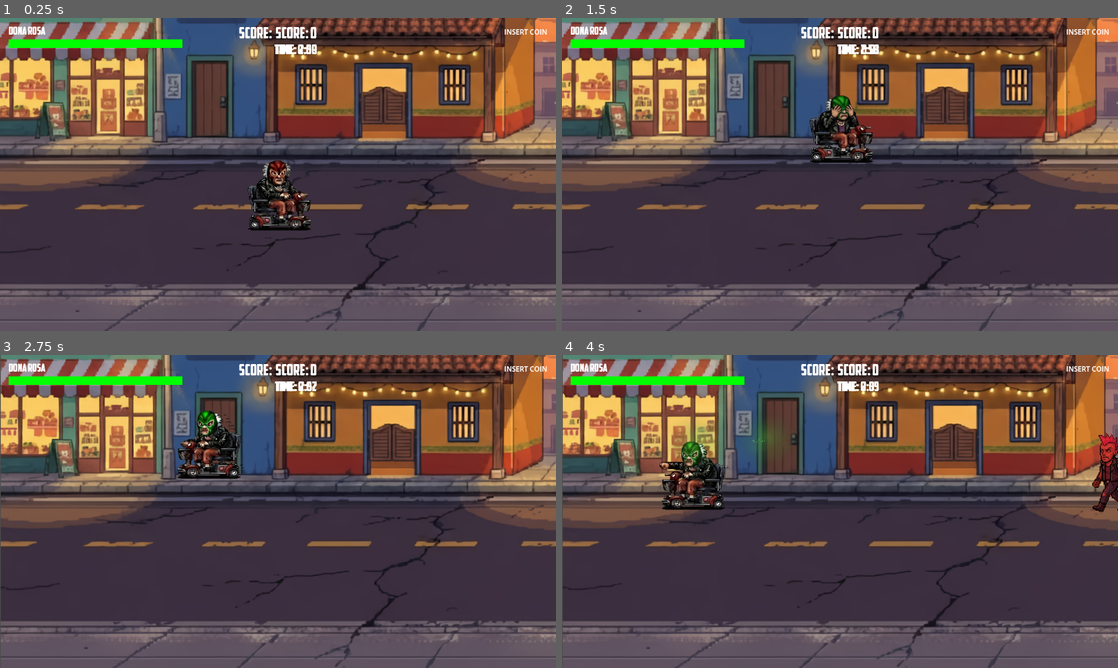
Above: before the commit, frames 1-4 (two rows, left to right).
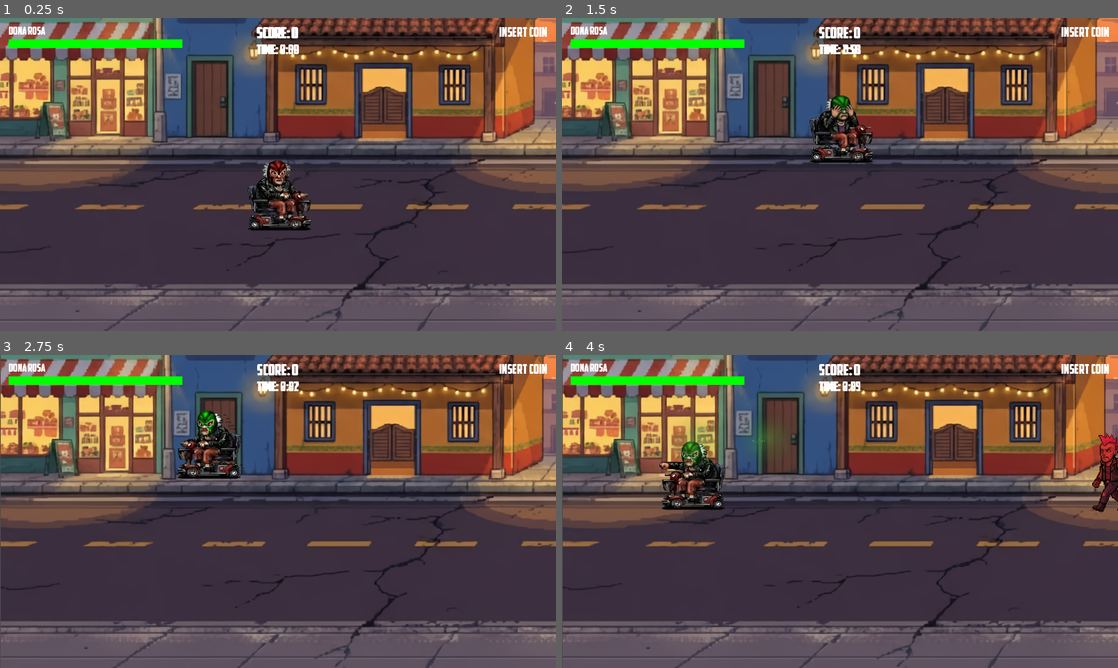
Above: after the commit, the same moments.

Repository: BIMInternational/GGJ2026
Game: Godot game, scene res://src/scenes/main/main.tscn
Two runs of this game, one before a commit and one after it. Both use one fixed random seed, a clock stepped at 60 frames per second and the inputs below. This scene is started directly instead of the project's main scene. Sound files missing from this copy of the repository are replaced by a short silence.
Inputs (mouse positions are in pixels of both pictures, inside the frame that each line leads up to):
- Up to frame 1 (0.25 s): no input
- Up to frame 2 (1.5 s): tap Enter (ui_accept) at 0.5 s; move the mouse to (812, 237) at 0.52 s; hold W (move_up) from 0.53 s (still down); tap E (action) at 0.6 s; click (812, 237) at 0.67 s; tap Space (jump) at 0.77 s; move the mouse to (1006, 221) at 1.27 s; tap Q (attack) at 1.35 s
- Up to frame 3 (2.75 s): tap Space (jump) at 1.52 s; move the mouse to (111, 464) at 2.02 s; release W (move_up) at 2.03 s; hold A (move_left) from 2.03 s (still down); tap Shift (dash) at 2.1 s
- Up to frame 4 (4 s): move the mouse to (867, 511) at 2.77 s; right-click (867, 511) at 2.85 s; click (867, 511) at 2.92 s; tap Space (jump) at 3.02, 3.77 s; move the mouse to (756, 433) at 3.52 s; release A (move_left) at 3.53 s; hold S (move_down) from 3.53 s (still down); tap E (action) at 3.6 s

The runs differ from the first frame. In frame 1, 0.8% of the frame differs, in the area x 43-99%, y 2-12%; in frame 2, 0.8%; in frame 3, 0.8%; in frame 4, 0.8%.

Commit message:
Update hud.tscn

Diff:
--- a/ggj-2026/src/ui/hud.tscn
+++ b/ggj-2026/src/ui/hud.tscn
@@ -48,21 +48,13 @@
 [node name="HBoxContainerScore" type="HBoxContainer" parent="MarginContainer/HBoxContainerScore/VBoxContainerScore" unique_id=1381202975]
 layout_mode = 2
 
-[node name="ScoreLabelTitre" type="Label" parent="MarginContainer/HBoxContainerScore/VBoxContainerScore/HBoxContainerScore" unique_id=477256994]
-layout_mode = 2
-size_flags_horizontal = 0
-size_flags_vertical = 0
-theme_override_fonts/font = ExtResource("2_4rn03")
-theme_override_font_sizes/font_size = 35
-text = "Score: "
-
 [node name="ScoreLabel" type="Label" parent="MarginContainer/HBoxContainerScore/VBoxContainerScore/HBoxContainerScore" unique_id=819327578]
 layout_mode = 2
 size_flags_horizontal = 0
 size_flags_vertical = 0
 theme_override_fonts/font = ExtResource("2_4rn03")
 theme_override_font_sizes/font_size = 35
-text = "0"
+text = "Score: 0"
 
 [node name="TimerLabel" type="Label" parent="MarginContainer/HBoxContainerScore/VBoxContainerScore" unique_id=837479002]
 layout_mode = 2
@@ -84,6 +76,8 @@
 
 [node name="LivesLabelP2Coin" type="Label" parent="MarginContainer/HBoxContainerP2/VBoxContainerP2" unique_id=1413575276]
 layout_mode = 2
+theme_override_fonts/font = ExtResource("2_4rn03")
+theme_override_font_sizes/font_size = 30
 text = "INSERT COIN"
 
 [node name="NameLabelP1" type="Label" parent="MarginContainer/HBoxContainerP2/VBoxContainerP2" unique_id=1591085974]
